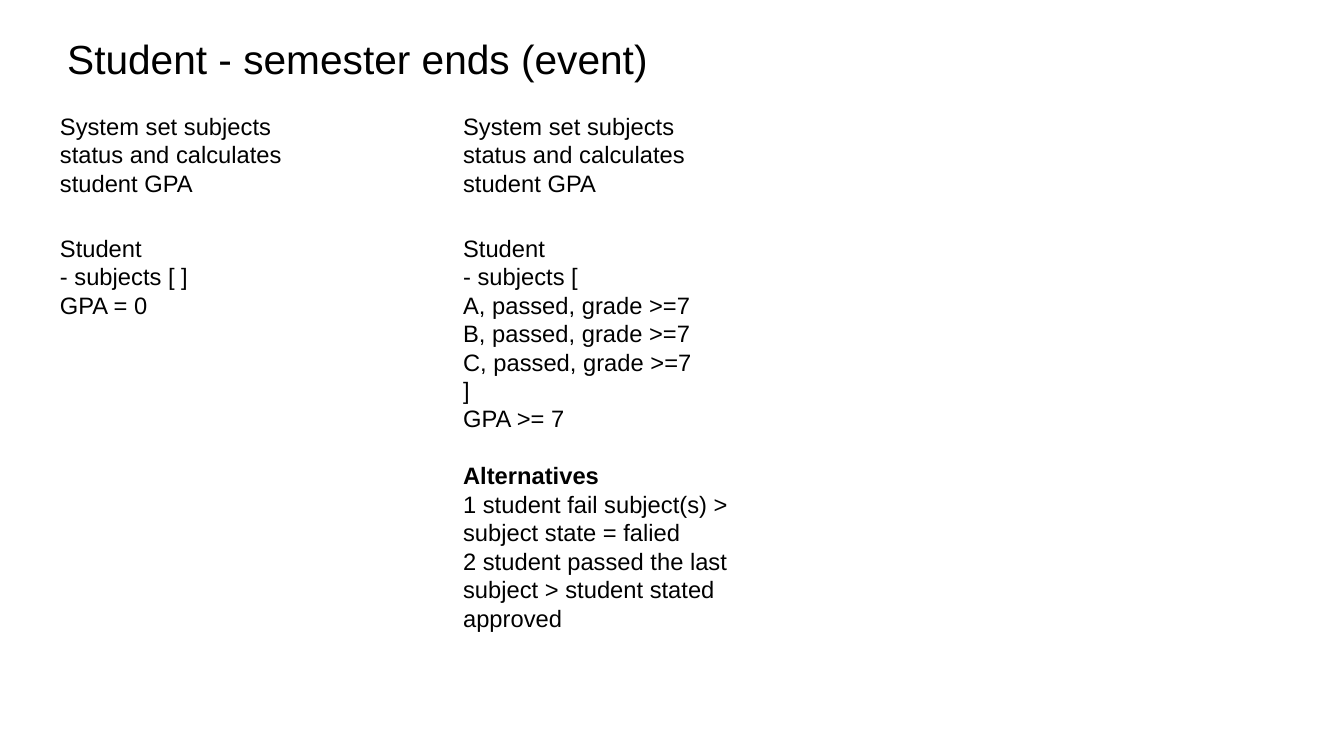
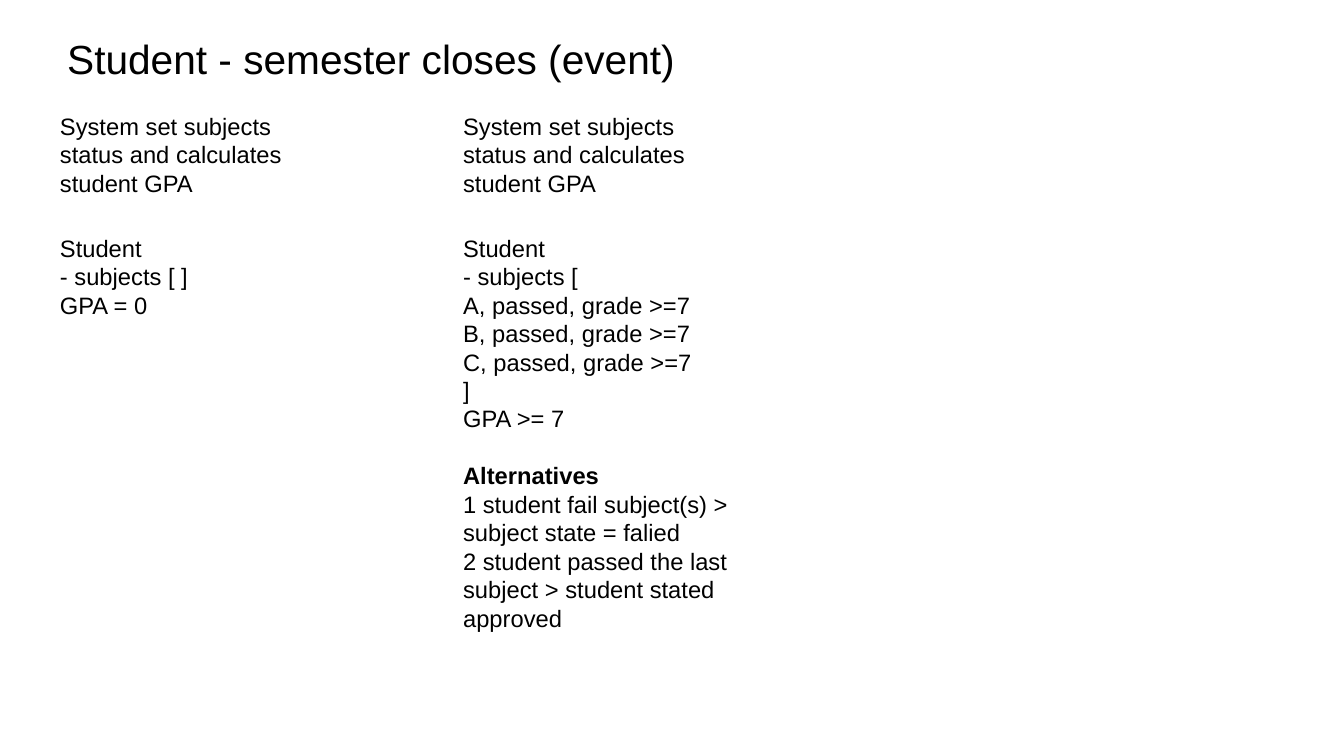
Before and after one commit to douglasdcm/tdd_detroid, a slide deck: slide 25 of architecture.odp. Drawn at 1344x756 pixels with LibreOffice and Linux fonts; fonts in the diff are those of the drawing. Boxes give left, top, right and bottom in pixels: in the first picture for what was removed or moved away, otherwise in the second. Text is boxed around its words. In the diff, an @@ line names an element or a change of style, - is before the commit and + after.

```diff
--- a/architecture.odp
+++ b/architecture.odp
@@ title at bbox=[67, 44, 674, 82]: text changed @@
-Student - semester ends (event)
+Student - semester closes (event)
```
Also in this commit, not shown: 2 other slides changed, 8 other files.
